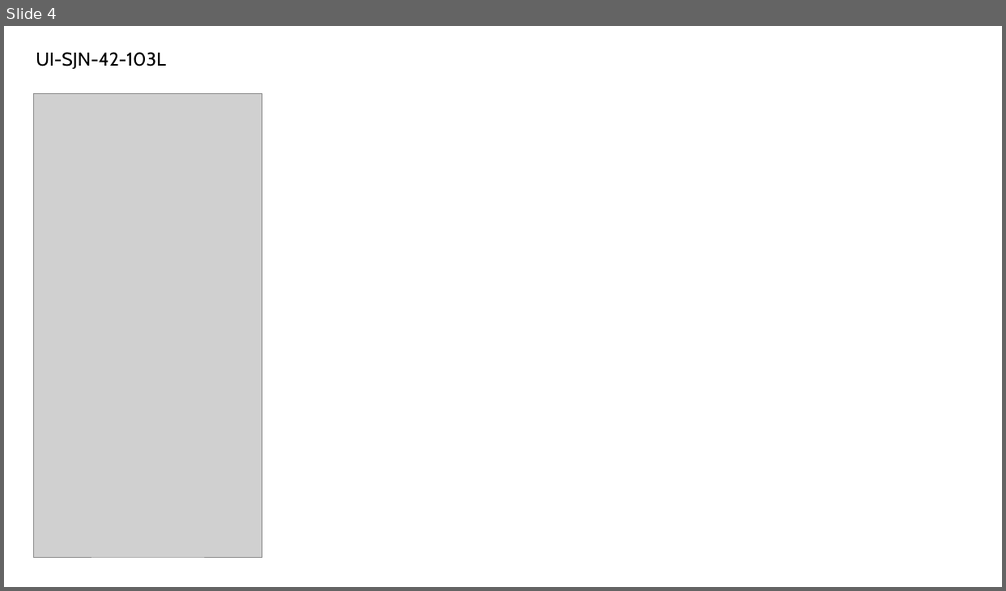
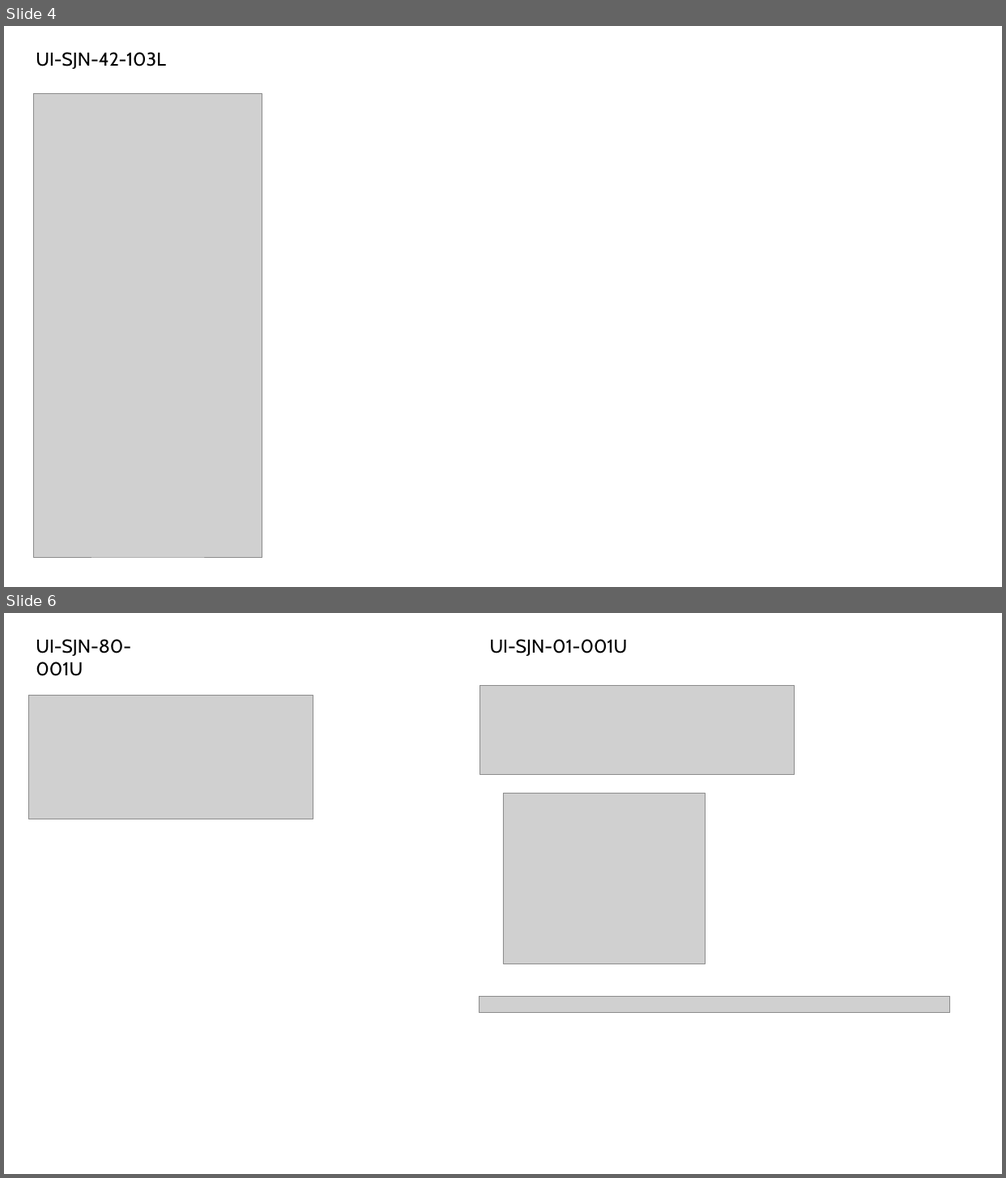
Before and after one commit to jeoungGyy/sejong, a slide deck: ppt/06-29.pptx. Shown one above the other, each under a label of ours: slide 4 before the commit, slides 4 and 6 after it; the slides between them are not shown. The pictures are 1006x591 and 1006x1178 pixels, drawn with LibreOffice and Linux fonts; fonts in the diff are those of the drawing; grey boxes stand for pictures. Boxes give left, top, right and bottom in pixels: in the first picture for what was removed or moved away, otherwise in the second. Text is boxed around its words. In the diff, an @@ line names an element or a change of style, - is before the commit and + after.

```diff
--- a/ppt/06-29.pptx
+++ b/ppt/06-29.pptx
@@ slide 6 added at <box>4,613,1002,1174</box>, background #FFFFFF @@
@@ text added at <box>36,639,131,676</box>, 18 pt, text #000000 @@
+UI-SJN-80-001U
@@ text added at <box>490,639,628,656</box>, 18 pt, text #000000 @@
+UI-SJN-01-001U
@@ picture added at <box>28,696,313,819</box> @@
@@ picture added at <box>480,686,795,775</box> @@
@@ picture added at <box>503,794,705,964</box> @@
@@ picture added at <box>479,996,949,1013</box> @@
```
Also in this commit, not shown: 1 other slide added, 20 other files.
